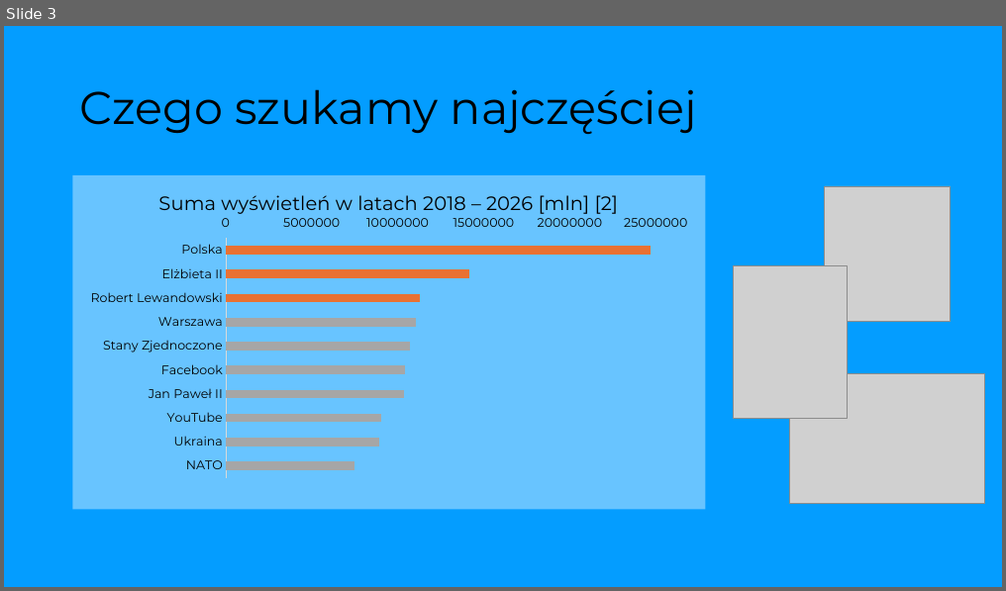
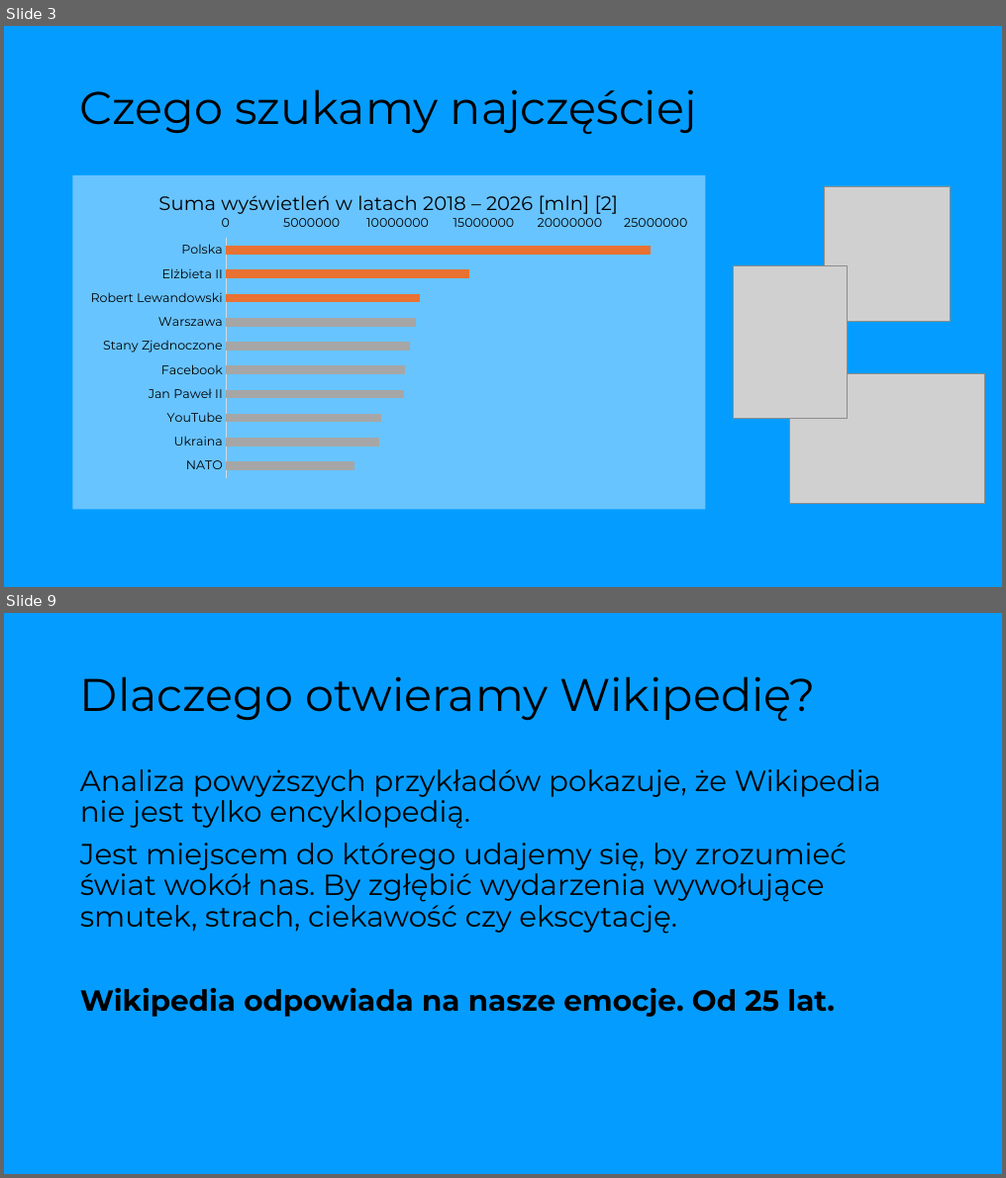
Before and after one commit to kotlarekm/BI_NGO_Wikipedia, a slide deck: storytelling/Storytelling.pptx. Shown one above the other, each under a label of ours: slide 3 before the commit, slides 3 and 9 after it; the slides between them are not shown. The pictures are 1006x591 and 1006x1178 pixels, drawn with LibreOffice and Linux fonts; fonts in the diff are those of the drawing; grey boxes stand for pictures; background and template pictures are left out. Boxes give left, top, right and bottom in pixels: in the first picture for what was removed or moved away, otherwise in the second. Text is boxed around its words. In the diff, an @@ line names an element or a change of style, - is before the commit and + after.

```diff
--- a/storytelling/Storytelling.pptx
+++ b/storytelling/Storytelling.pptx
@@ slide 9 added at (4,613,1002,1174), background #049DFF @@
@@ title added at (80,676,816,721), 44 pt, text #000000 @@
+Dlaczego otwieramy Wikipedię?
@@ text added at (80,769,881,1017), 28 pt, text #000000 @@
+Analiza powyższych przykładów pokazuje, że Wikipedia nie jest tylko encyklopedią.
+Jest miejscem do którego udajemy się, by zrozumieć świat wokół nas. By zgłębić wydarzenia wywołujące smutek, strach, ciekawość czy ekscytację.
+Wikipedia odpowiada na nasze emocje. Od 25 lat.
```
Also in this commit, not shown: 5 slides changed, 1 other slide added, 3 other files.
